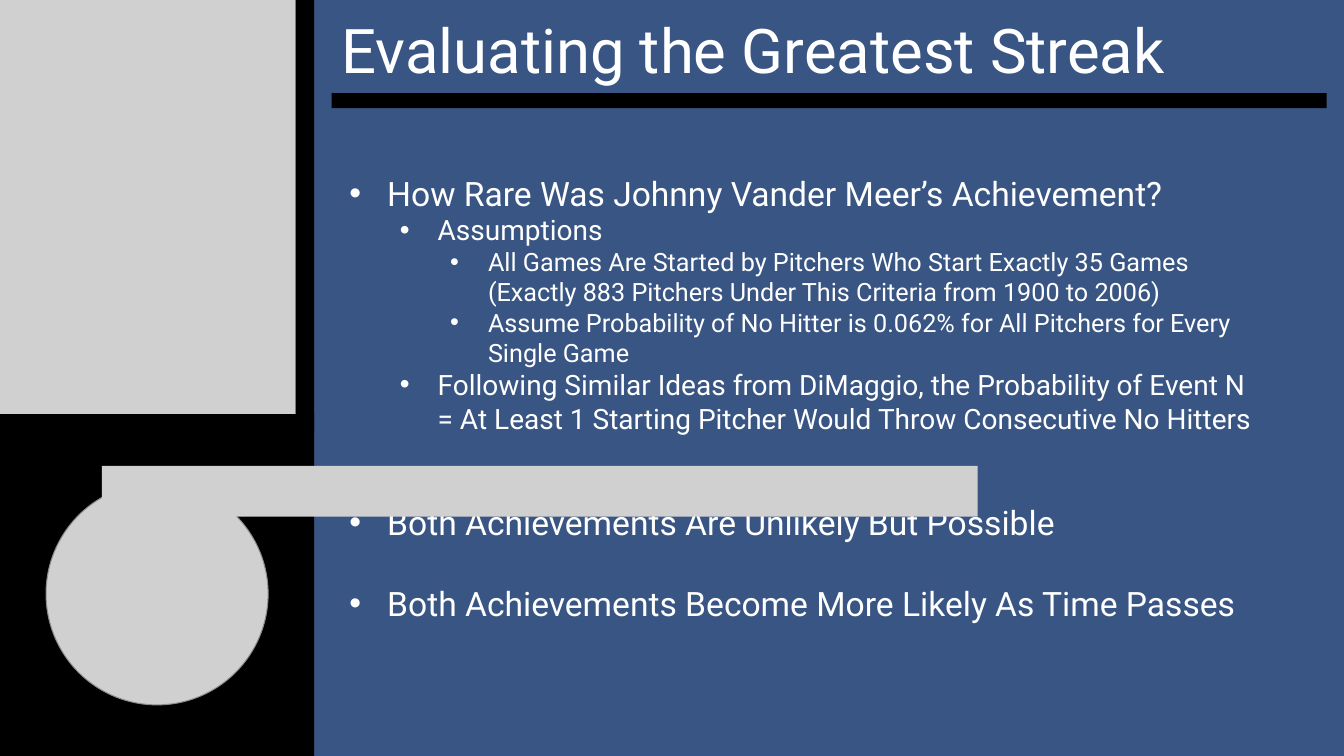
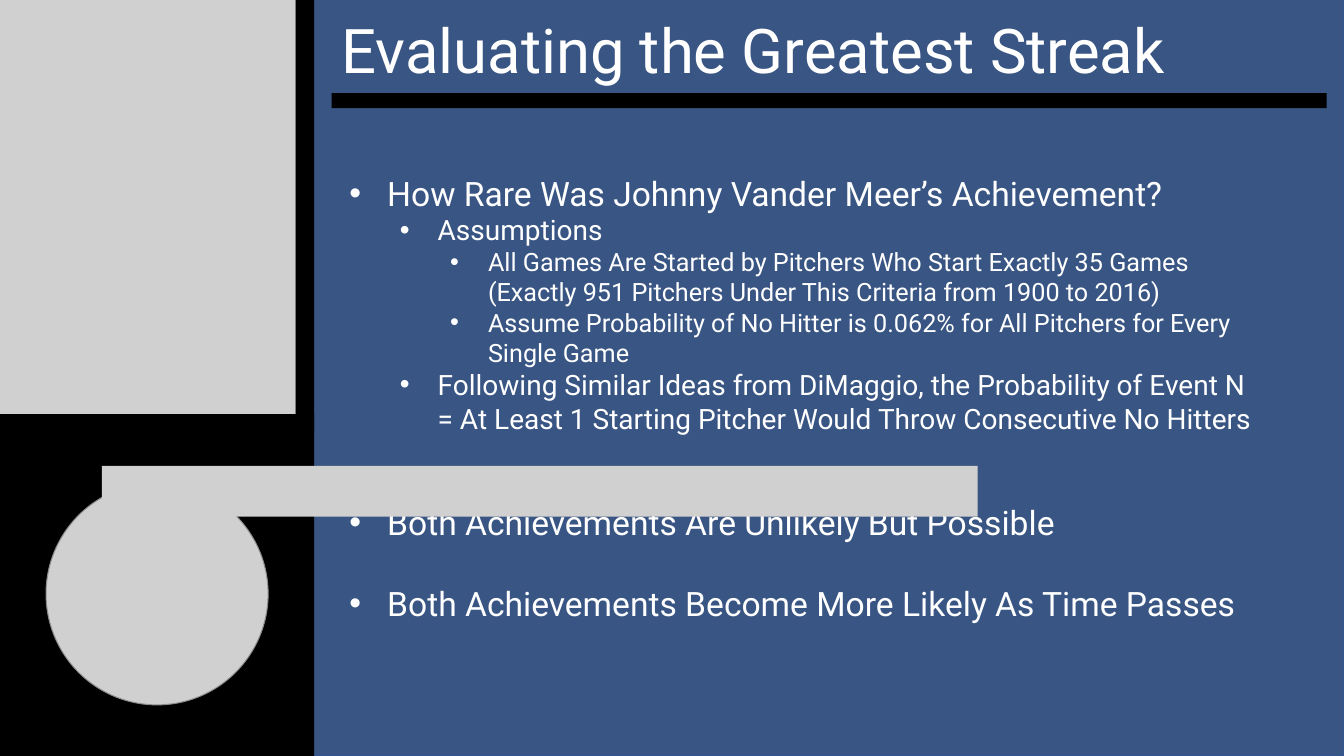
Before and after one commit to SuperMarioGiacomazzo/STOR538_WEBSITE, a slide deck: slide 16 of Slides/Baseball 7/Baseball_7_Lecture.pptx. Drawn at 1344x756 pixels with LibreOffice and Linux fonts; fonts in the diff are those of the drawing; grey boxes stand for pictures. Boxes give left, top, right and bottom in pixels: in the first picture for what was removed or moved away, otherwise in the second. Text is boxed around its words. In the diff, an @@ line names an element or a change of style, - is before the commit and + after.

```diff
--- a/Slides/Baseball 7/Baseball_7_Lecture.pptx
+++ b/Slides/Baseball 7/Baseball_7_Lecture.pptx
@@ text at box(488, 252, 1188, 307): text changed @@
-    • All Games Are Started by Pitchers Who Start Exactly 35 Games (Exactly 883 Pitchers Under This Criteria from 1900 to 2006)
+    • All Games Are Started by Pitchers Who Start Exactly 35 Games (Exactly 951 Pitchers Under This Criteria from 1900 to 2016)
```
Also in this commit, not shown: 2 other slides changed, 4 other files.
